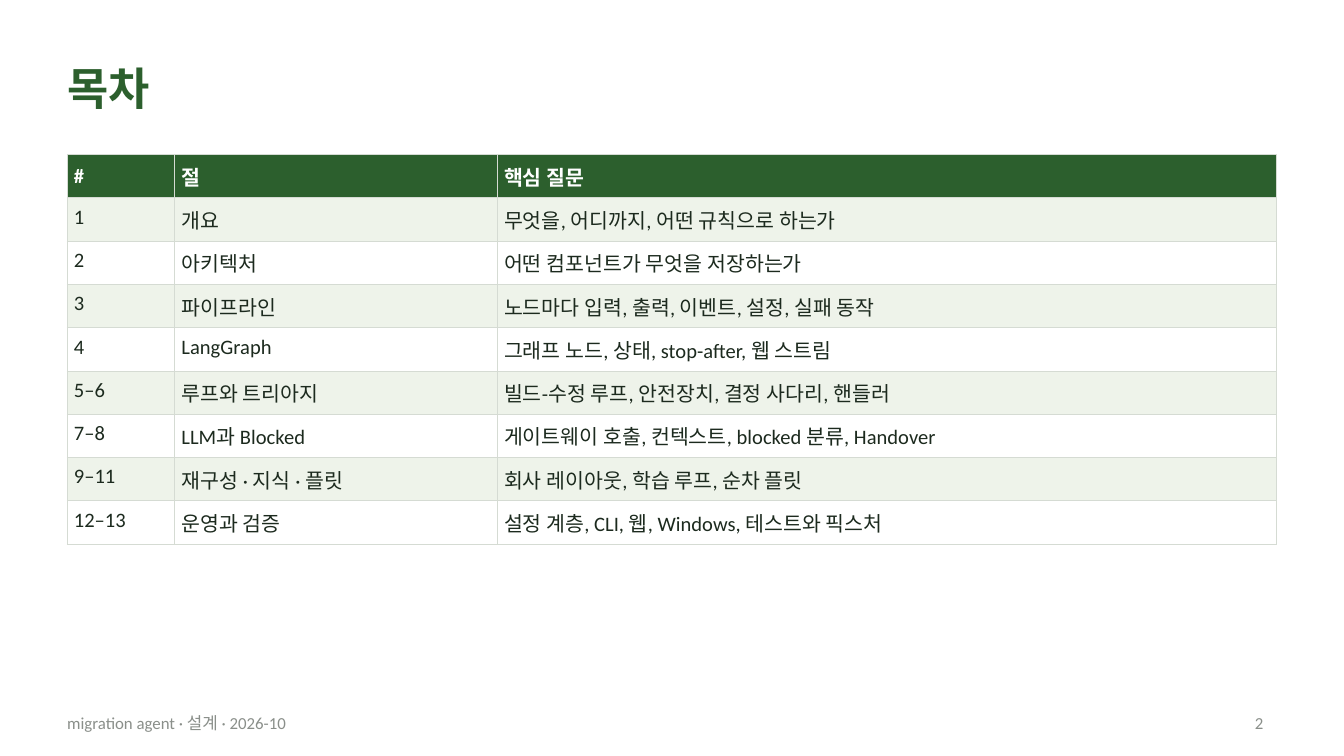
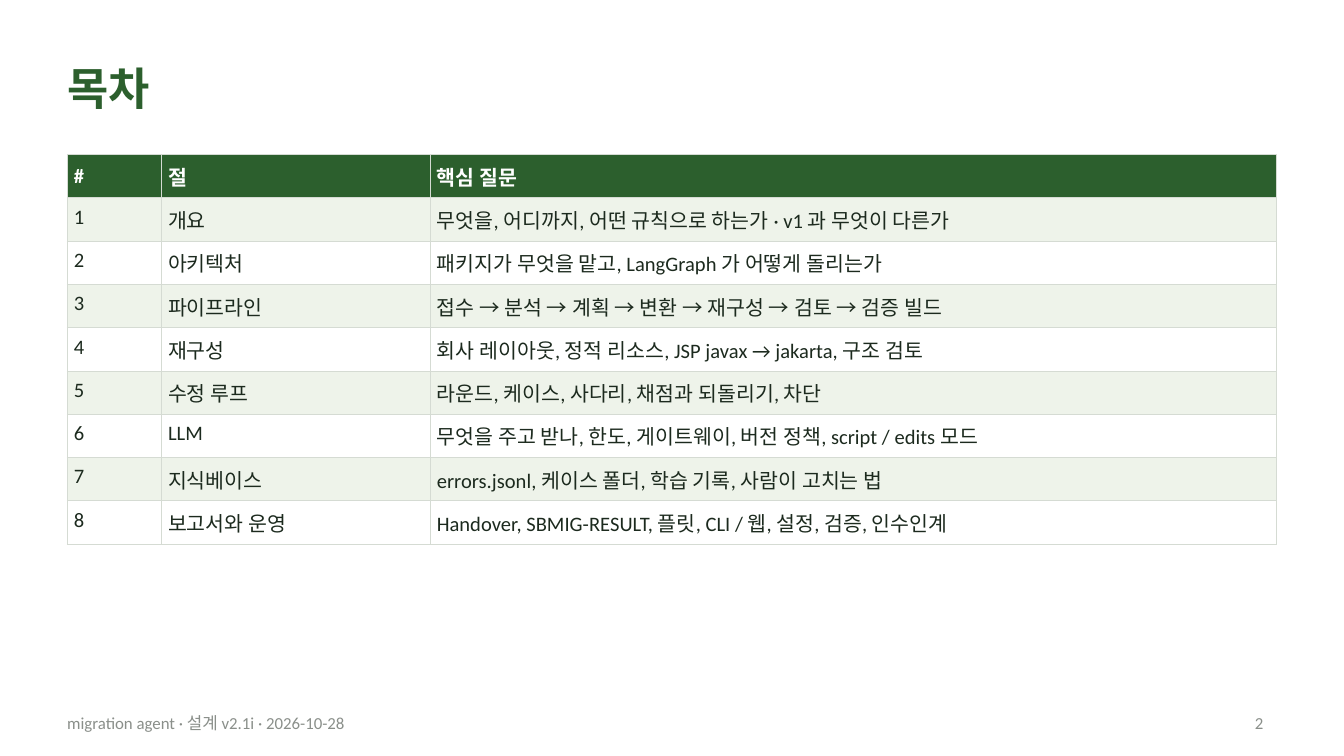
Before and after one commit to acandiatale/tutu, a slide deck: slide 2 of docs/migration-agent/migration-agent.pptx. Drawn at 1344x756 pixels with LibreOffice and Linux fonts; fonts in the diff are those of the drawing. Boxes give left, top, right and bottom in pixels: in the first picture for what was removed or moved away, otherwise in the second. Text is boxed around its words. In the diff, an @@ line names an element or a change of style, - is before the commit and + after.

```diff
--- a/docs/migration-agent/migration-agent.pptx
+++ b/docs/migration-agent/migration-agent.pptx
@@ table at bbox=[67, 155, 1277, 538] @@
-row 2, column 3: 무엇을, 어디까지, 어떤 규칙으로 하는가
+row 2, column 3: 무엇을, 어디까지, 어떤 규칙으로 하는가 · v1 과 무엇이 다른가
-row 3, column 3: 어떤 컴포넌트가 무엇을 저장하는가
+row 3, column 3: 패키지가 무엇을 맡고, LangGraph 가 어떻게 돌리는가
-row 4, column 3: 노드마다 입력, 출력, 이벤트, 설정, 실패 동작
+row 4, column 3: 접수 → 분석 → 계획 → 변환 → 재구성 → 검토 → 검증 빌드
-row 5, column 2: LangGraph
+row 5, column 2: 재구성
-row 5, column 3: 그래프 노드, 상태, stop-after, 웹 스트림
+row 5, column 3: 회사 레이아웃, 정적 리소스, JSP javax → jakarta, 구조 검토
-row 6: 5–6 | 루프와 트리아지 | 빌드-수정 루프, 안전장치, 결정 사다리, 핸들러
+row 6: 5 | 수정 루프 | 라운드, 케이스, 사다리, 채점과 되돌리기, 차단
-row 7: 7–8 | LLM과 Blocked | 게이트웨이 호출, 컨텍스트, blocked 분류, Handover
+row 7: 6 | LLM | 무엇을 주고 받나, 한도, 게이트웨이, 버전 정책, script / edits 모드
-row 8: 9–11 | 재구성 · 지식 · 플릿 | 회사 레이아웃, 학습 루프, 순차 플릿
+row 8: 7 | 지식베이스 | errors.jsonl, 케이스 폴더, 학습 기록, 사람이 고치는 법
-row 9: 12–13 | 운영과 검증 | 설정 계층, CLI, 웹, Windows, 테스트와 픽스처
+row 9: 8 | 보고서와 운영 | Handover, SBMIG-RESULT, 플릿, CLI / 웹, 설정, 검증, 인수인계
@@ text at bbox=[67, 715, 344, 732]: text changed @@
-migration agent · 설계 · 2026-10
+migration agent · 설계 v2.1i · 2026-10-28
```
Also in this commit, not shown: 9 other slides changed, 27 slides added, 35 slides removed, 31 other files.
